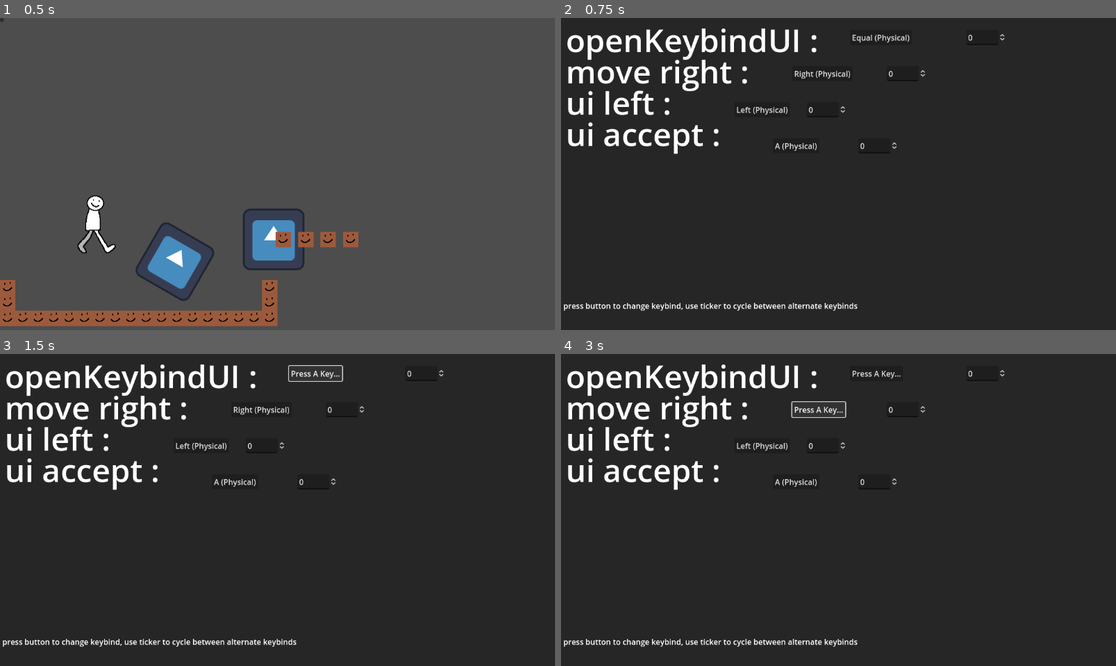
Above: before the commit, frames 1-4 (two rows, left to right).
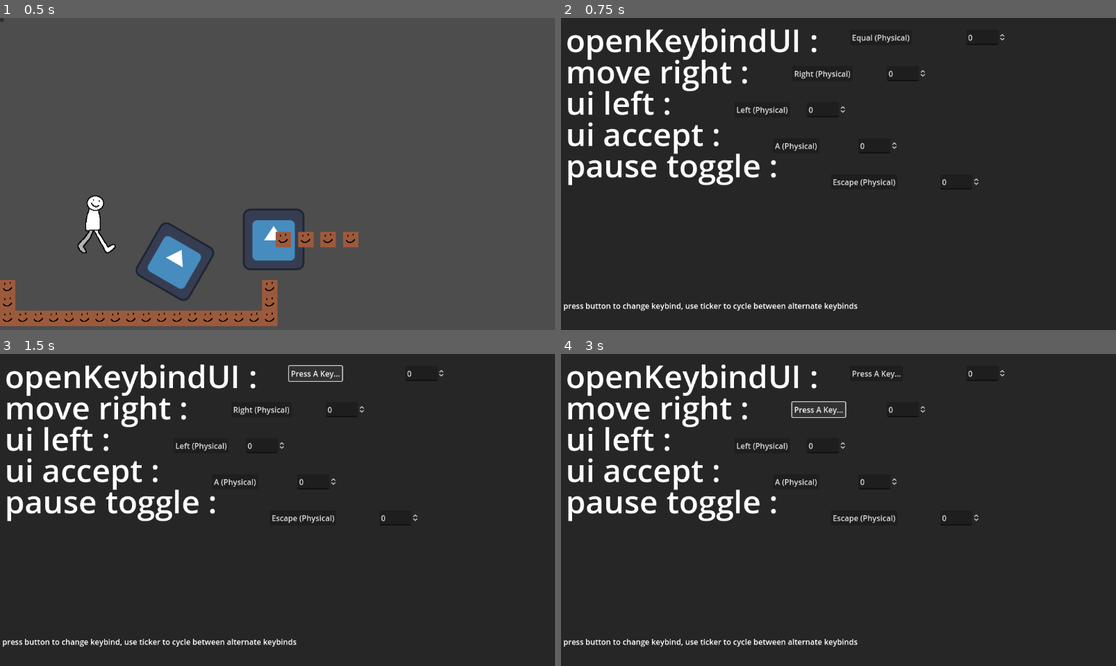
Above: after the commit, the same moments.

Repository: kaitaobenson/Dunebound
Game: Godot game, scene res://Scenes/Main.tscn
Same seed, same stepped clock (60 frames per second), same inputs: the game is played once before the commit and once after it. The engine's default icon, where the game draws it, is replaced by a stand-in: a white triangle on a blue panel in a dark square.
Inputs:
- Up to frame 1 (0.5 s): no input
- Up to frame 2 (0.75 s): hold Right (move-right) from 0.53 s (still down); tap = (openKeybindUI) at 0.6 s
- Up to frame 3 (1.5 s): tap A (ui_accept) at 0.77 s; release Right (move-right) at 1.25 s; click "Equal (Physical)" at 1.25 s
- Up to frame 4 (3 s): click "Press A Key..." at 2 s; click "Right (Physical)" at 2.75 s

Frame 1 is identical in both runs. In frame 2, 1.3% of the frame differs, in the area x 1-76%, y 43-55%; in frame 3, 1.3%; in frame 4, 1.3%.

Commit message:
now you can pause the game (wow so cool)

Diff:
--- a/KaiTest3/Scenes/Main.tscn
+++ b/KaiTest3/Scenes/Main.tscn
@@ -9,6 +9,7 @@
 [ext_resource type="Script" path="res://Scripts/UIgenerator.gd" id="6_bt4hm"]
 [ext_resource type="Script" path="res://Scripts/keybindUIButtonHandler.gd" id="7_oiap5"]
 [ext_resource type="PackedScene" uid="uid://0y2i0juhrmv2" path="res://fast_linear_gun.tscn" id="8_f5681"]
+[ext_resource type="Script" path="res://Scripts/unpauseHandler.gd" id="10_8dq1e"]
 
 [sub_resource type="TileSetAtlasSource" id="TileSetAtlasSource_jd2el"]
 texture = ExtResource("1_mpd0d")
@@ -198,3 +199,14 @@
 position = Vector2(568, 460)
 metadata/Damage = 1000000000
 metadata/shotSpeed = 0.05
+
+[node name="PauseScreen" type="Node2D" parent="."]
+visible = false
+z_index = 12
+
+[node name="ColorRect" type="ColorRect" parent="PauseScreen"]
+process_mode = 2
+offset_right = 1700.0
+offset_bottom = 1060.0
+color = Color(0.184314, 0.184314, 0.184314, 0.945098)
+script = ExtResource("10_8dq1e")
--- a/KaiTest3/Scripts/bulletHandler.gd
+++ b/KaiTest3/Scripts/bulletHandler.gd
@@ -14,7 +14,7 @@
 # Called every frame. 'delta' is the elapsed time since the previous frame.
 func _process(delta):
 	var collision = move_and_collide(velocity*delta)
-	if collision&&get_meta("bulletActive"):
+	if collision:
 		print("hit")
 		var damage = get_meta("damage")
 		print(damage+1000)
--- a/KaiTest3/Scripts/keybindLoader.gd
+++ b/KaiTest3/Scripts/keybindLoader.gd
@@ -3,7 +3,14 @@
 
 @onready var actions:Array = []
 var Parse:JSON = JSON.new()
-
+func makeDefaultKeybinds()->void:
+	#uncomment the line below and delete the line below that line once its time to deploy to production
+	#if(!FileAccess.file_exists("user://keybinds.json")):
+	if(true):
+		var parse:JSON = JSON.new()
+		var defaultkeybinds = FileAccess.open("res://userData/keybinds.json",FileAccess.READ)
+		var userKeybindFile = FileAccess.open("user://keybinds.json",FileAccess.WRITE)
+		userKeybindFile.store_string(defaultkeybinds.get_as_text())
 func addInputAction(key:String,actionName:String):
 	var donger = OS.find_keycode_from_string(key)
 	var dingdongdingalongadingdongdee:InputEventKey = InputEventKey.new()
@@ -65,4 +72,9 @@
 
 # Called when the node enters the scene tree for the first time.
 func _ready():
+	makeDefaultKeybinds()
 	reloadKeybinds()
+#handle pausing in keybindhandler, because why the hell not
+func _process(delta):
+		if(Input.is_action_just_pressed("pause_toggle")):
+			get_parent().get_node("PauseScreen/ColorRect").pause()
--- /dev/null
+++ b/KaiTest3/Scripts/unpauseHandler.gd
@@ -0,0 +1,16 @@
+extends ColorRect
+#this script handles unpausing
+func pause():
+	await get_tree().process_frame
+	get_tree().paused = true
+	get_parent().visible = true
+func _process(delta):
+	if (Input.is_action_just_pressed("pause_toggle")):
+		print("unpaused")
+		get_tree().paused = false
+		get_parent().visible = false
+func resize():
+	self.size = get_viewport().get_visible_rect().size
+func _ready():
+	get_tree().get_root().size_changed.connect(resize)
+	resize()
--- a/KaiTest3/Title Screen.tscn
+++ b/KaiTest3/Title Screen.tscn
@@ -12,12 +12,14 @@
 
 [node name="Sprite2D" type="Sprite2D" parent="logo"]
 z_index = 1
-position = Vector2(656, 464)
+position = Vector2(570, 378)
 texture = ExtResource("3_cpdny")
 
 [node name="ColorRect" type="ColorRect" parent="logo"]
-offset_right = 1464.0
-offset_bottom = 827.0
+offset_left = -56.0
+offset_top = -64.0
+offset_right = 1408.0
+offset_bottom = 763.0
 color = Color(0, 0, 0, 1)
 
 [node name="logoDisplayTimer" type="Timer" parent="logo"]
--- a/KaiTest3/userData/keybinds.json
+++ b/KaiTest3/userData/keybinds.json
@@ -26,6 +26,12 @@
 			"key": [
 				"A"
 			]
+		},
+		{
+			"actionName": "pause_toggle",
+			"key": [
+				"Escape"
+			]
 		}
 	]
 }
Not shown: 1 places in KaiTest3/Scenes/Main.tscn that only renumber resources
